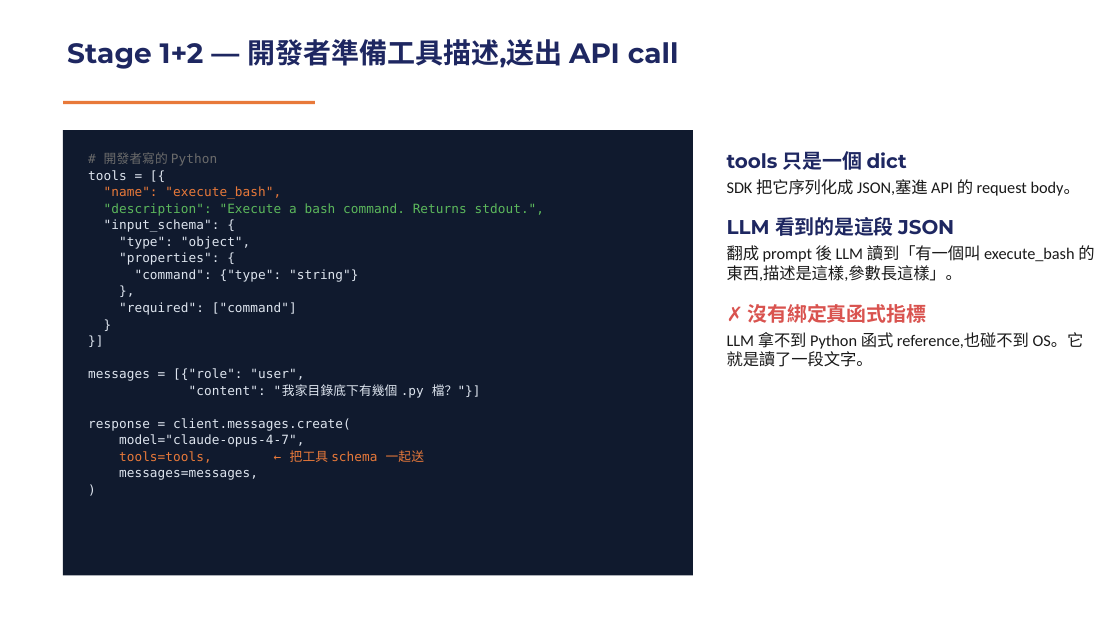
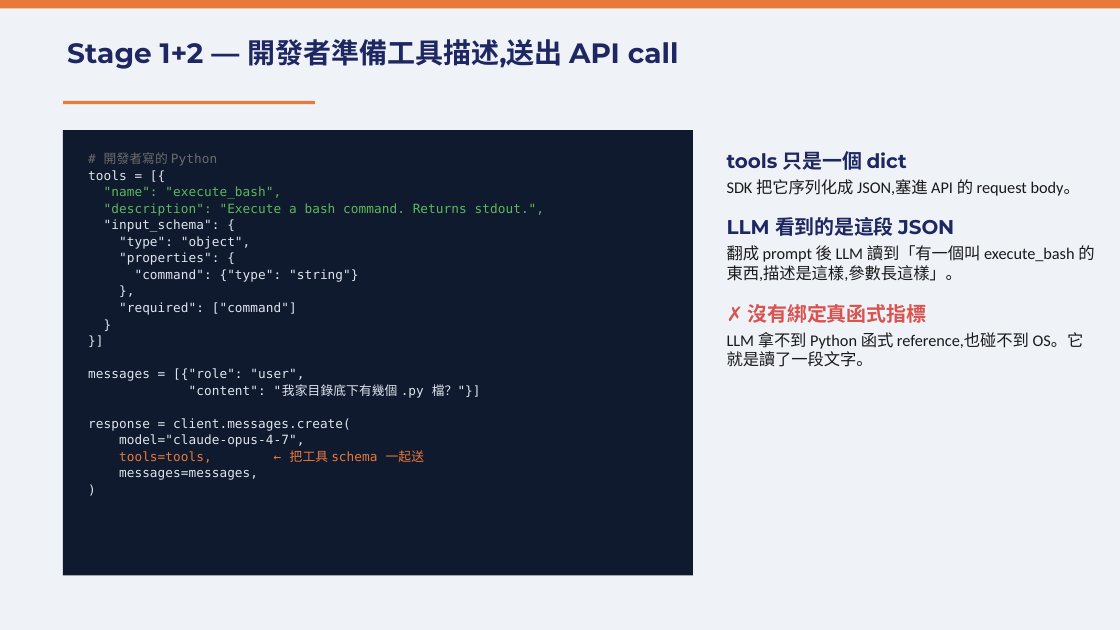
Before and after one commit to mjib007/nchu-mcp-workshop-2026, a slide deck: slide 5 of 02-how-mcp-works.pptx. Drawn at 1120x630 pixels with LibreOffice and Linux fonts; fonts in the diff are those of the drawing. Boxes give left, top, right and bottom in pixels: in the first picture for what was removed or moved away, otherwise in the second. Text is boxed around its words. In the diff, an @@ line names an element or a change of style, - is before the commit and + after.

```diff
--- a/02-how-mcp-works.pptx
+++ b/02-how-mcp-works.pptx
@@ rectangle added at bbox=[0, 0, 1120, 629], fill #EFF2F7 @@
@@ rectangle added at bbox=[0, 0, 1120, 8], fill #E8793A @@
@@ text at bbox=[104, 186, 281, 199]: text colour #E8793A to #5CB85C in ""name": "execute_bash"," @@
```
Also in this commit, not shown: 15 other slides changed, 1 other file.
